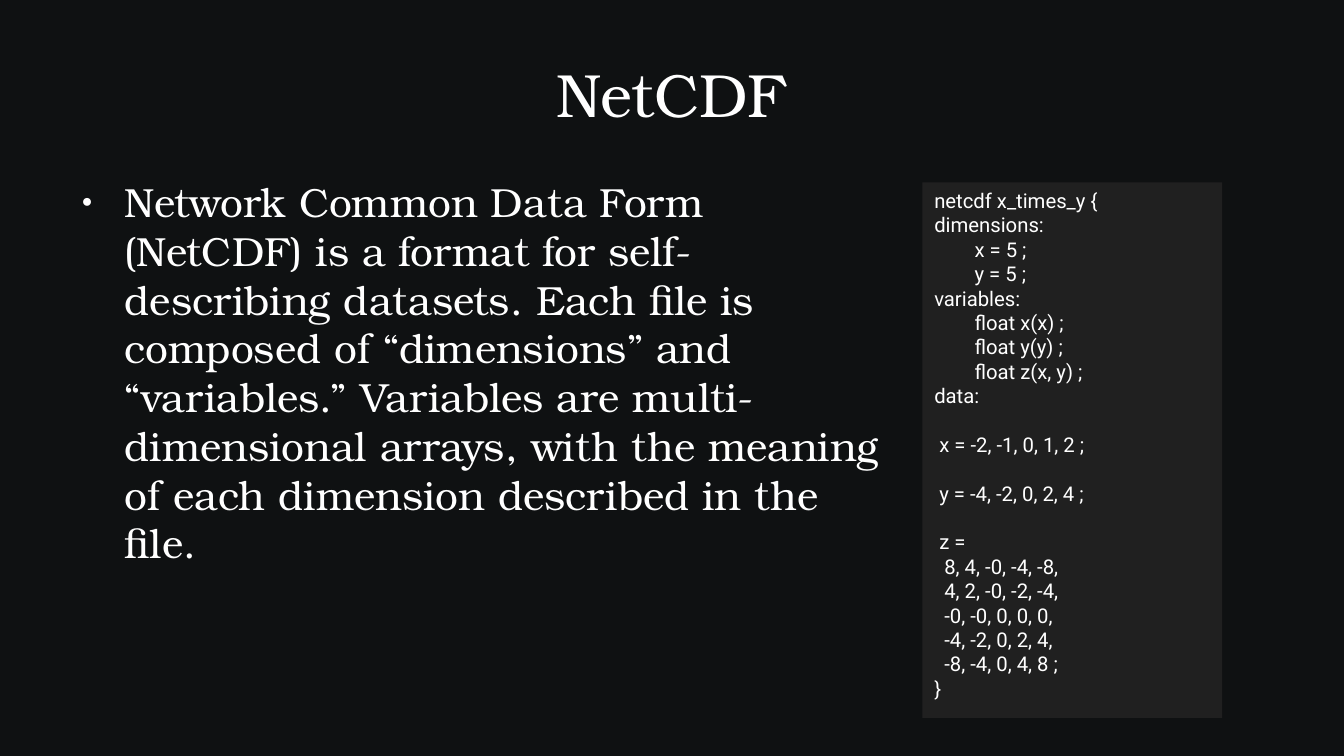
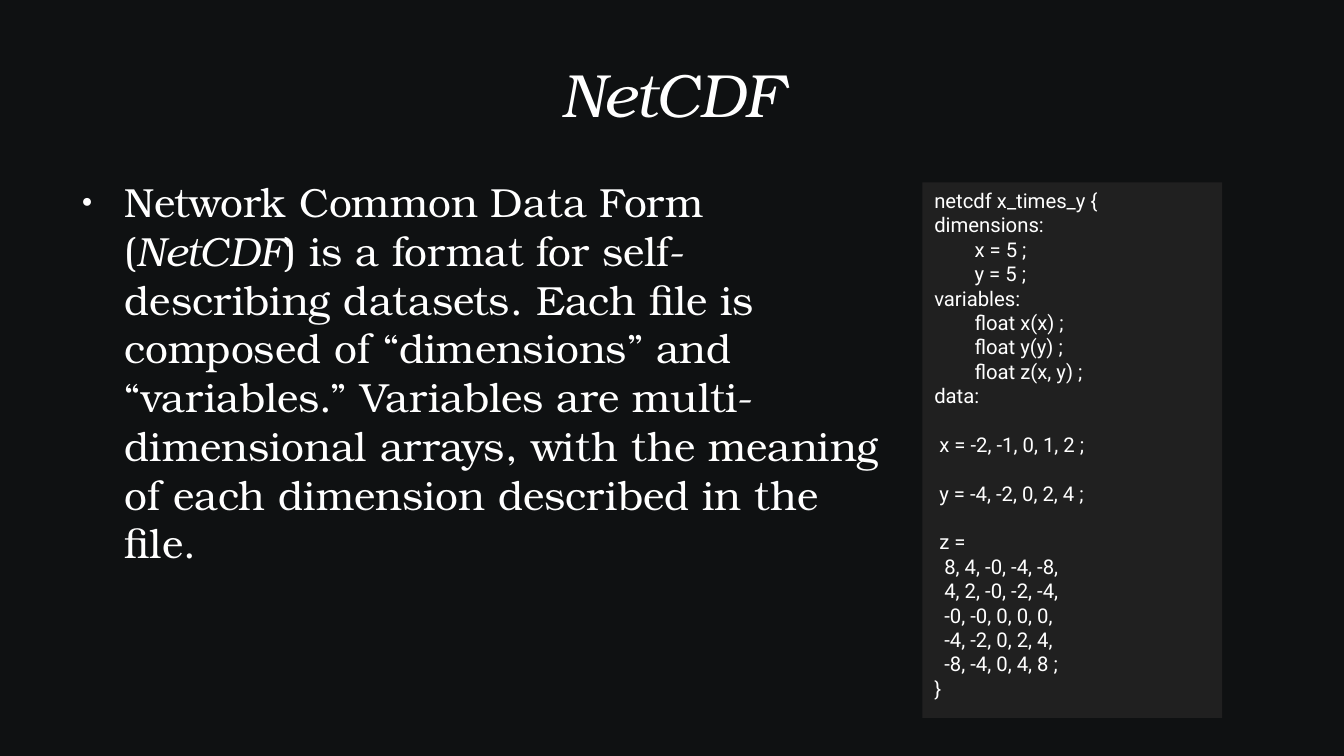
Before and after one commit to SamAllen06/lake_temp_work, a slide deck: slide 6 of documentation/for_collaborators/TestingSoftwareOverview.odp. Drawn at 1344x756 pixels with LibreOffice and Linux fonts; fonts in the diff are those of the drawing. Boxes give left, top, right and bottom in pixels: in the first picture for what was removed or moved away, otherwise in the second. Text is boxed around its words. In the diff, an @@ line names an element or a change of style, - is before the commit and + after.

```diff
--- a/documentation/for_collaborators/TestingSoftwareOverview.odp
+++ b/documentation/for_collaborators/TestingSoftwareOverview.odp
@@ title "NetCDF" at bbox=[561, 74, 782, 118]: italic on @@
@@ text "Network Common Data Form (NetCDF) ..." at bbox=[125, 188, 879, 559]: italic on in "(NetCDF)" @@
```
Also in this commit, not shown: 2 other slides changed.
